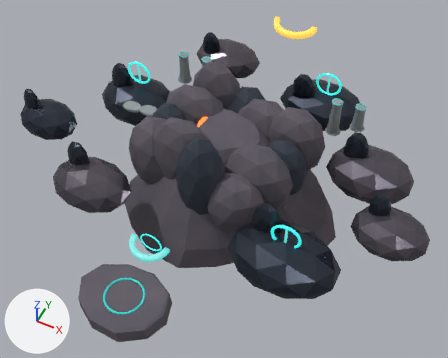
The glTF model public/assets/models/world/volcanic-archipelago-low.glb: old version first, new version second.
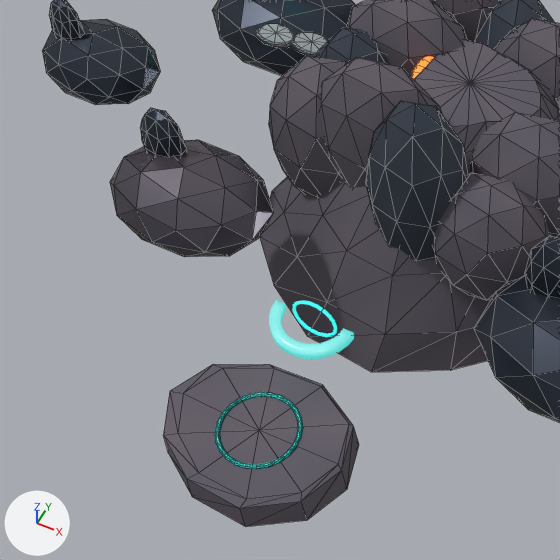
There are two pictures of each version: one whole from a camera (50 mm lens) standing at (85.1, -167.7, 202.5) and looking at (4.7, -6.8, 1.4), one close up on the part from 0% to 60% of the width and 25% to 100% of the height. The lights are fixed; the arrows at lower left show +X, +Y and +Z. The last two pictures show the newer version. The close-ups show mesh edges as thin lines. Where no turn or scale is listed for an object, it has been applied to the vertices.

Script lines for the objects in view, before the commit:
```python
me_landingpad__volcanic_archipelago_low_mesh = bpy.data.meshes.new('LandingPad__volcanic_archipelago_low_Mesh')
me_landingpad__volcanic_archipelago_low_mesh.from_pydata(...)  # 186 vertices, 368 faces; spans x -18.7..17.5, y -14.3..13.1, z -3.0..3.5
me_landingpad__volcanic_archipelago_low_mesh.materials.append(mat_m_volcanic_basalt)
me_obsidianislands__volcanic_archipelago_low_mesh = bpy.data.meshes.new('ObsidianIslands__volcanic_archipelago_low_Mesh')
me_obsidianislands__volcanic_archipelago_low_mesh.from_pydata(...)  # 672 vertices, 1280 faces; spans x -32.0..150.0, y -75.0..49.0, z -10.0..34.0
me_obsidianislands__volcanic_archipelago_low_mesh.materials.append(mat_m_volcanic_obsidian)
me_volcanocaldera__volcanic_archipelago_low_mesh = bpy.data.meshes.new('VolcanoCaldera__volcanic_archipelago_low_Mesh')
me_volcanocaldera__volcanic_archipelago_low_mesh.from_pydata(...)  # 626 vertices, 1200 faces; spans x -46.8..55.1, y -44.5..45.2, z -18.0..42.5
me_volcanocaldera__volcanic_archipelago_low_mesh.materials.append(mat_m_volcanic_basalt)
ob_landingpad = bpy.data.objects.new('LandingPad', me_landingpad__volcanic_archipelago_low_mesh)
ob_landingpad.location = (0.0, -78.0, 4.0)
ob_obsidianislands = bpy.data.objects.new('ObsidianIslands', me_obsidianislands__volcanic_archipelago_low_mesh)
ob_obsidianislands.location = (-58.0, 24.0, -2.0)
ob_volcanocaldera = bpy.data.objects.new('VolcanoCaldera', me_volcanocaldera__volcanic_archipelago_low_mesh)
ob_volcanocaldera.location = (0.0, 4.0, -8.0)
# also in view: 'ExpeditionBeacon' at (0.0, -61.8, 15.0); 'BrokenBridge' at (-26.8, 4.3, 12.8)
```
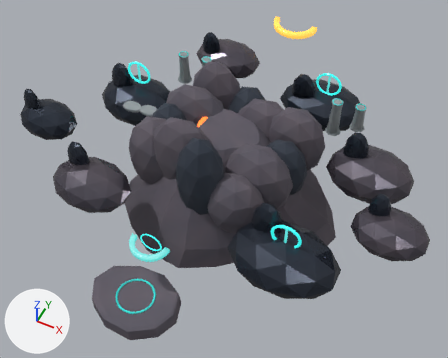
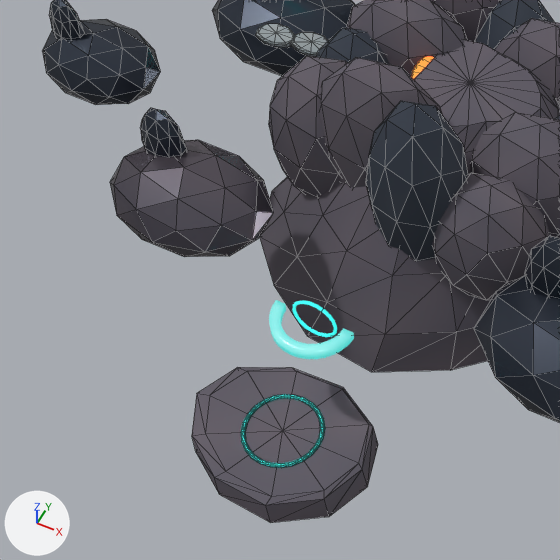
Location of each change, [x1, y1, x2, y2] in pixels of the close-ups (560 x 560 px):
'LandingPad', moved: before [163, 364, 359, 527]; after [192, 367, 378, 523]

The change in detail:
Object 'LandingPad' (ob_landingpad) moves from (0.0, -78.0, 4.0) to (0.0, -72.0, -5.0).
